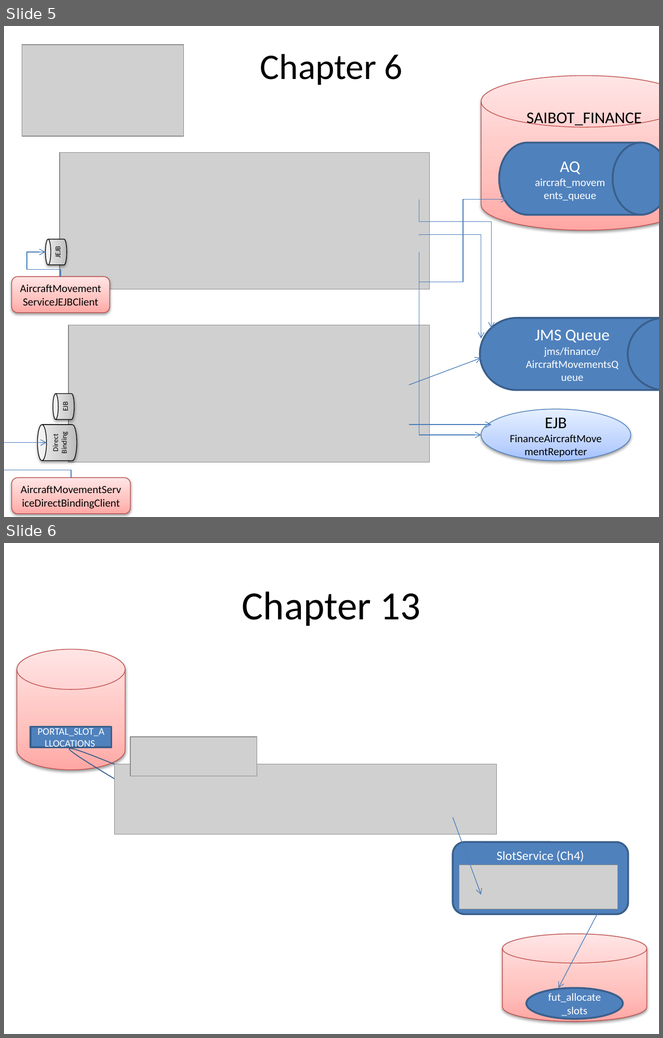
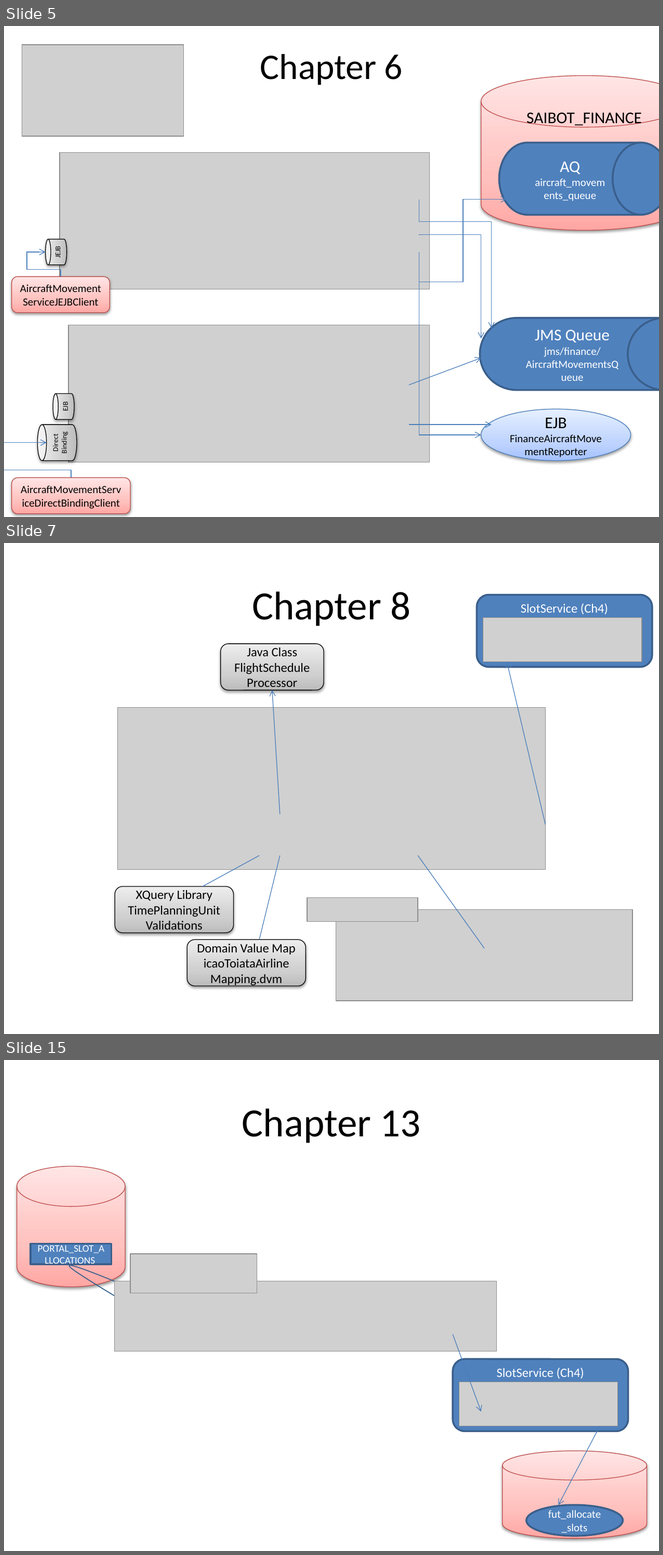
Before and after one commit to lucasjellema/soasuitehandbook, a slide deck: ChapterOverviews_picturesOfService.pptx. Shown one above the other, each under a label of ours: slides 5 and 6 before the commit, slides 5, 7 and 15 after it; the slides between them are not shown. The pictures are 663x1038 and 663x1555 pixels, drawn with LibreOffice and Linux fonts; fonts in the diff are those of the drawing; grey boxes stand for pictures. Boxes give left, top, right and bottom in pixels: in the first picture for what was removed or moved away, otherwise in the second. Text is boxed around its words. In the diff, an @@ line names an element or a change of style, - is before the commit and + after.

Commit message:
Added screenshots for chapters 8-13

```diff
--- a/ChapterOverviews_picturesOfService.pptx
+++ b/ChapterOverviews_picturesOfService.pptx
@@ slide 7 added at [4,543,659,1034], background #FFFFFF @@
@@ title added at [252,591,411,626], 44 pt, text #000000 @@
+Chapter 8
@@ rounded rectangle added at [477,595,652,667], fill #4F81BD, outline #3A5F8C 2 pt, 14 pt, text #FFFFFF @@
+SlotService (Ch4)
@@ picture added at [483,618,642,662] @@
@@ rounded rectangle added at [221,644,324,691], fill gradient #BDBDBD to #D1D1D1 to #EEEEEE, outline #000000 0.75 pt, 14 pt, text #000000 @@
+Java Class
+FlightSchedule
+Processor
@@ arrow added from (546, 825) to (507, 662), #4B7EBC 0.75 pt @@
@@ arrow added from (280, 814) to (272, 691), #4B7EBC 0.75 pt @@
@@ picture added at [117,707,545,870] @@
@@ line added from (259, 856) to (203, 887), #4B7EBC 0.75 pt @@
@@ line added from (280, 856) to (259, 940), #4B7EBC 0.75 pt @@
@@ line added from (418, 856) to (484, 949), #4B7EBC 0.75 pt @@
@@ rounded rectangle added at [115,887,233,934], fill gradient #BDBDBD to #D1D1D1 to #EEEEEE, outline #000000 0.75 pt, 14 pt, text #000000 @@
+XQuery Library TimePlanningUnit
+Validations
@@ picture added at [307,898,418,923] @@
@@ picture added at [336,910,633,1001] @@
@@ rounded rectangle added at [188,940,306,987], fill gradient #BDBDBD to #D1D1D1 to #EEEEEE, outline #000000 0.75 pt, 14 pt, text #000000 @@
+Domain Value Map
+icaoToiataAirline
+Mapping.dvm
@@ what was slide 6 is now slide 15 @@
```
Also in this commit, not shown: 10 other slides added.
